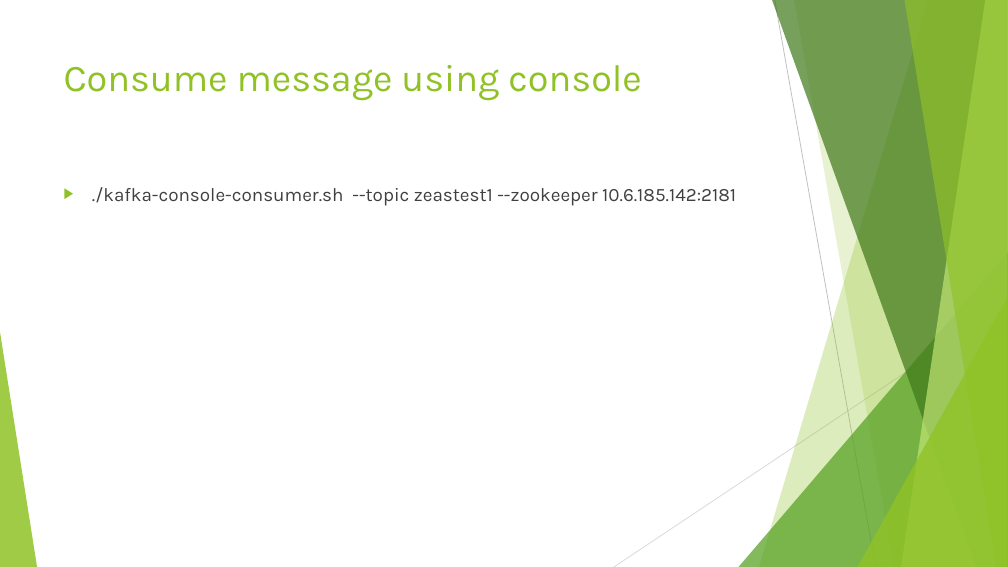
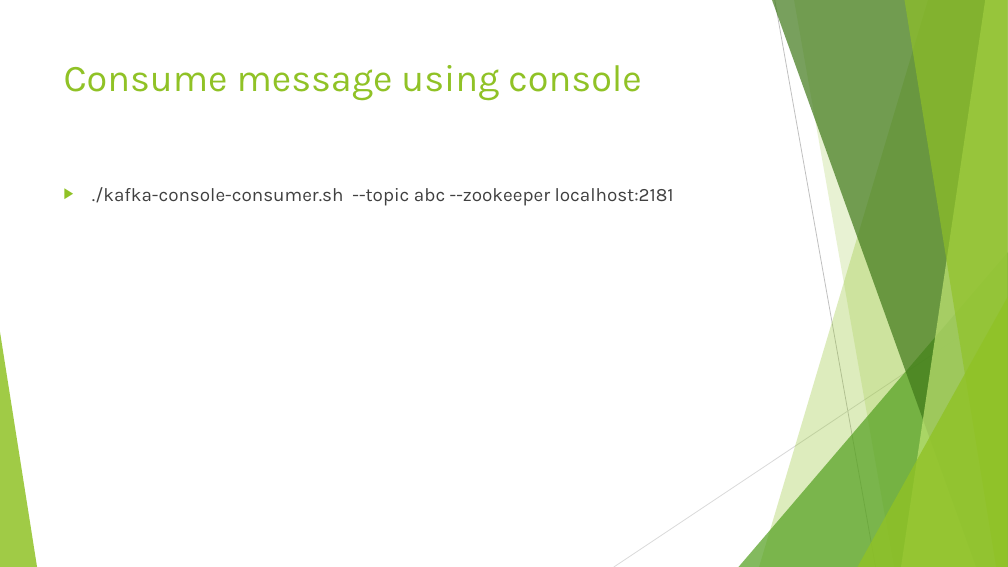
Before and after one commit to ketankk/BDppt, a slide deck: slide 9 of ppt/Kafka.pptx (slide 8 before the commit). Drawn at 1008x567 pixels with LibreOffice and Linux fonts; fonts in the diff are those of the drawing. Boxes give left, top, right and bottom in pixels: in the first picture for what was removed or moved away, otherwise in the second. Text is boxed around its words. In the diff, an @@ line names an element or a change of style, - is before the commit and + after.

```diff
--- a/ppt/Kafka.pptx
+++ b/ppt/Kafka.pptx
@@ text at (92, 187, 674, 206): text changed @@
-▶ ./kafka-console-consumer.sh --topic zeastest1 --zookeeper 10.6.185.142:2181
+▶ ./kafka-console-consumer.sh --topic abc --zookeeper localhost:2181
```
Also in this commit, not shown: 2 other slides changed, 1 slide added, 3 slides removed, 10 other files.
